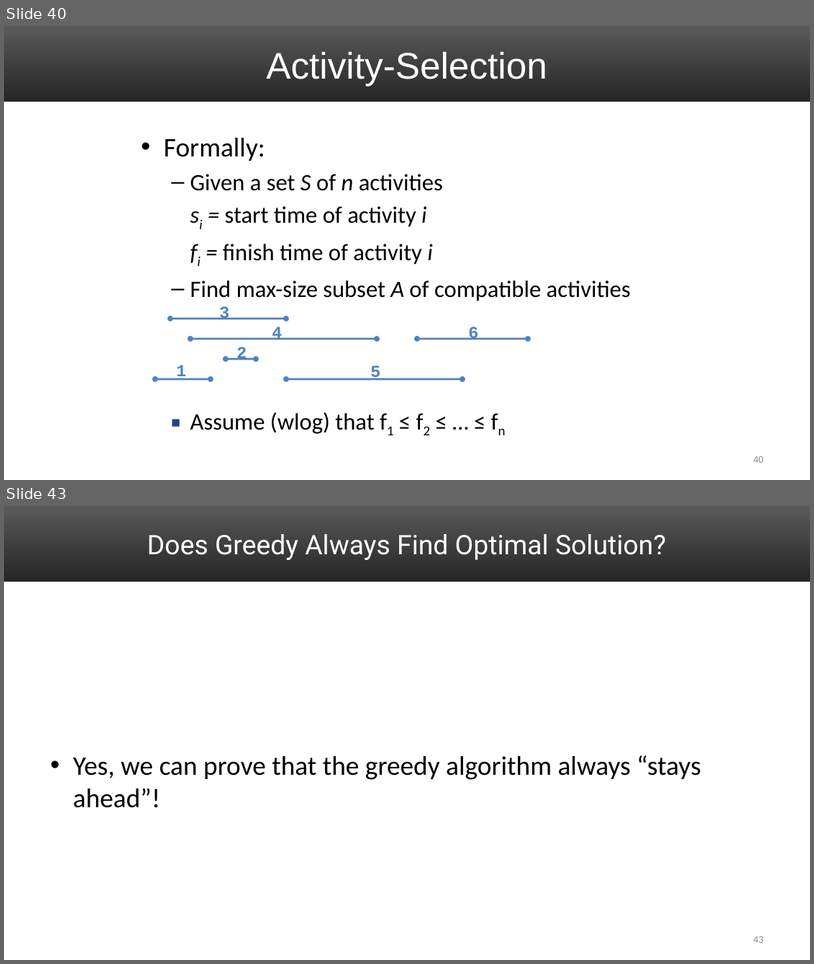
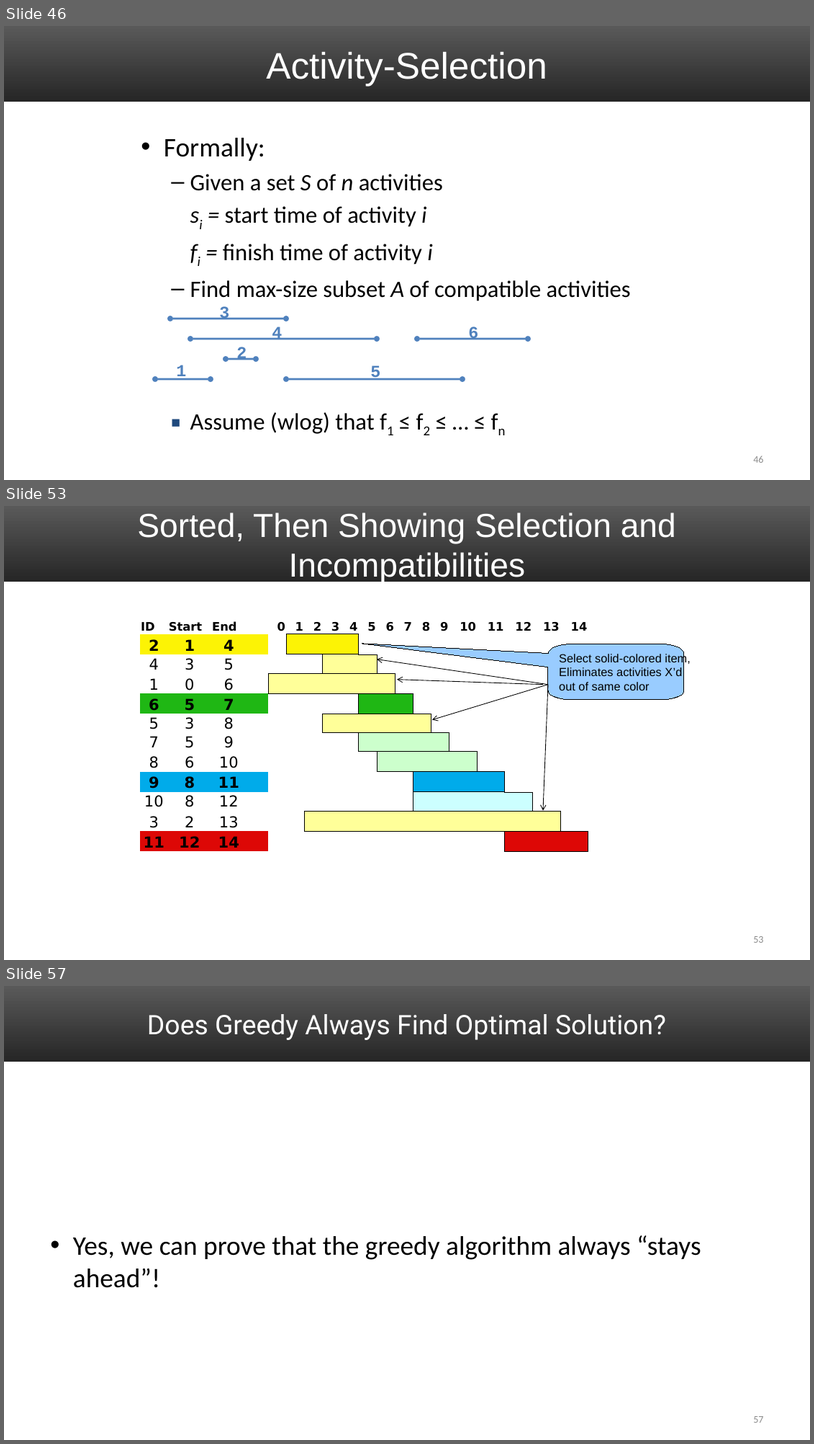
Before and after one commit to uva-cs/cs4102-f21, a slide deck: slides/GreedyAlgorithms_1.pptx. Shown one above the other, each under a label of ours: slides 40 and 43 before the commit, slides 46, 53 and 57 after it; the slides between them are not shown. The pictures are 814x964 and 814x1444 pixels, drawn with LibreOffice and Linux fonts; fonts in the diff are those of the drawing. Boxes give left, top, right and bottom in pixels: in the first picture for what was removed or moved away, otherwise in the second. Text is boxed around its words. In the diff, an @@ line names an element or a change of style, - is before the commit and + after.

```diff
--- a/slides/GreedyAlgorithms_1.pptx
+++ b/slides/GreedyAlgorithms_1.pptx
@@ slide 53 added at (4, 506, 810, 960), background #FFFFFF; not listed: 1 template element that a slide beside it also shows @@
@@ title added at (137, 512, 676, 584), 39.6 pt, text #FFFFFF @@
+Sorted, Then Showing Selection and Incompatibilities
@@ table added at (140, 614, 589, 852), 12 rows, 19 columns @@
+ID | Start | End |  | 0 | 1 | 2 | 3 | 4 | 5 | 6 | 7 | 8 | 9 | 10 | 11 | 12 | 13 | 14
+2 | 1 | 4 |  |  |  |  |  |  |  |  |  |  |  |  |  |  |  | 
+4 | 3 | 5 |  |  |  |  |  |  |  |  |  |  |  |  |  |  |  | 
+1 | 0 | 6 |  |  |  |  |  |  |  |  |  |  |  |  |  |  |  | 
+6 | 5 | 7 |  |  |  |  |  |  |  |  |  |  |  |  |  |  |  | 
+5 | 3 | 8 |  |  |  |  |  |  |  |  |  |  |  |  |  |  |  | 
+7 | 5 | 9 |  |  |  |  |  |  |  |  |  |  |  |  |  |  |  | 
+8 | 6 | 10 |  |  |  |  |  |  |  |  |  |  |  |  |  |  |  | 
+9 | 8 | 11 |  |  |  |  |  |  |  |  |  |  |  |  |  |  |  | 
+10 | 8 | 12 |  |  |  |  |  |  |  |  |  |  |  |  |  |  |  | 
+3 | 2 | 13 |  |  |  |  |  |  |  |  |  |  |  |  |  |  |  | 
+11 | 12 | 14 |  |  |  |  |  |  |  |  |  |  |  |  |  |  |  | 
@@ freeform shape added at (548, 644, 684, 700), fill #99CCFF, outline #000000 0 pt, 14 pt, text #000000 @@
+Select solid-colored item,
+Eliminates activities X’d
+out of same color
@@ arrow added from (548, 685) to (377, 659), #000000 0.75 pt @@
@@ arrow added from (543, 685) to (397, 680), #000000 0.75 pt @@
@@ arrow added from (548, 685) to (432, 720), #000000 0.75 pt @@
@@ arrow added from (548, 685) to (543, 811), #000000 0.75 pt @@
@@ page number added at (754, 936, 764, 942), 12 pt, text #8C8C8C @@
+53
@@ what was slide 40 is now slide 46 @@
@@ page number at (754, 456, 764, 462): text changed @@
-40
+46
@@ what was slide 43 is now slide 57 @@
@@ page number at (754, 1416, 764, 1422): text changed @@
-43
+57
```
Also in this commit, not shown: 4 slides changed, 13 other slides added, 4 other files.
